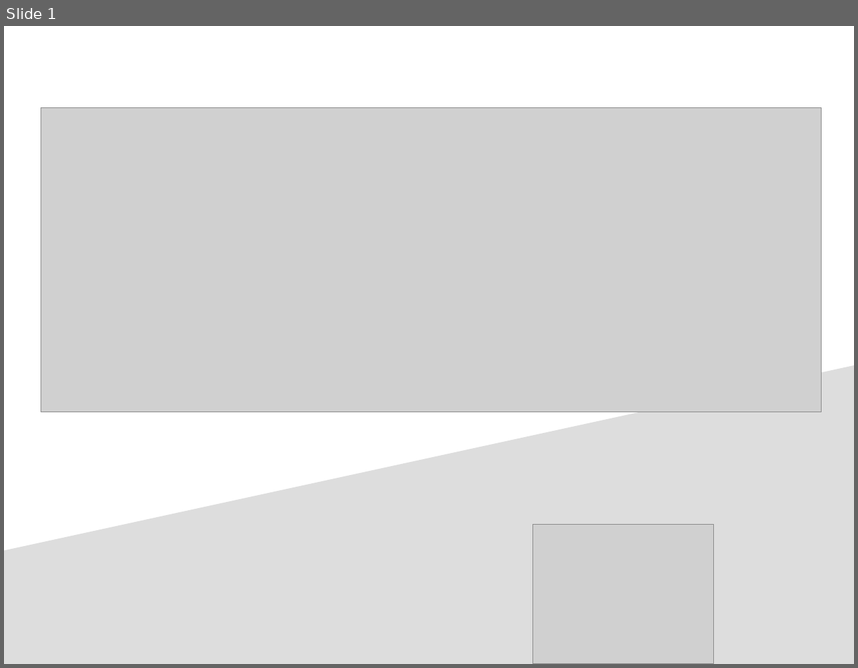
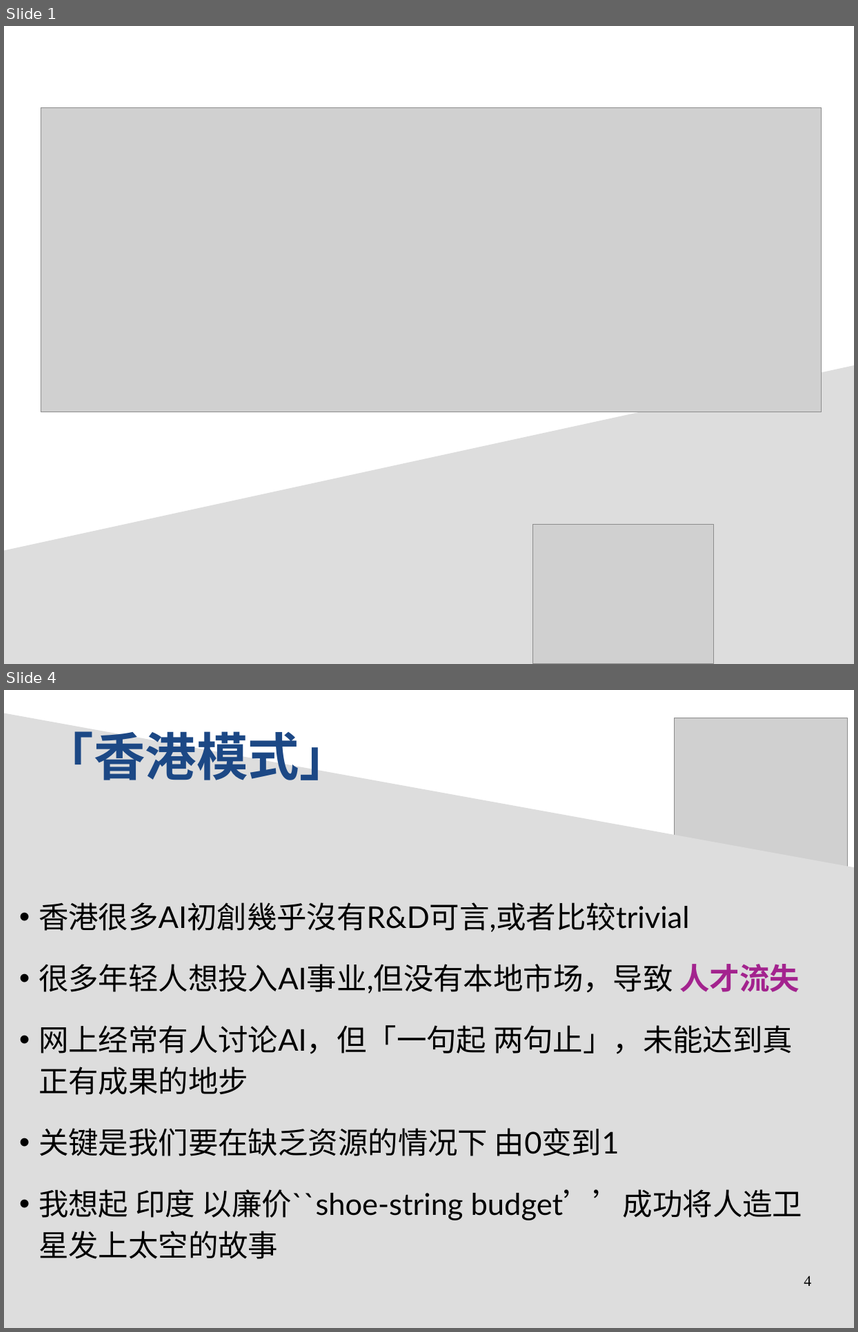
Before and after one commit to Cybernetic1/2020, a slide deck: General_Intelligence_biz-plan.odp. Shown one above the other, each under a label of ours: slide 1 before the commit, slides 1 and 4 after it; the slides between them are not shown. The pictures are 858x668 and 858x1332 pixels, drawn with LibreOffice and Linux fonts; fonts in the diff are those of the drawing; grey boxes stand for pictures. Boxes give left, top, right and bottom in pixels: in the first picture for what was removed or moved away, otherwise in the second. Text is boxed around its words. In the diff, an @@ line names an element or a change of style, - is before the commit and + after.

```diff
--- a/General_Intelligence_biz-plan.odp
+++ b/General_Intelligence_biz-plan.odp
@@ slide 4 added at [4, 690, 854, 1328], background #FFFFFF @@
@@ freeform shape added at [4, 713, 854, 1328], fill #DDDDDD @@
@@ picture added at [675, 718, 847, 891] @@
@@ text added at [43, 731, 351, 780], 48 pt, text #1C4885, bold @@
+「香港模式」
@@ text added at [38, 903, 803, 1259], 28 pt, text #000000 @@
+• 香港很多AI初創幾乎沒有R&D可言,或者比较trivial
+• 很多年轻人想投入AI事业,但没有本地市场，导致 人才流失
+• 网上经常有人讨论AI，但「一句起 两句止」，未能达到真正有成果的地步
+• 关键是我们要在缺乏资源的情况下 由0变到1
+• 我想起 印度 以廉价``shoe-string budget’’成功将人造卫星发上太空的故事
@@ page number added at [804, 1276, 811, 1286], 14 pt, text #000000 @@
+4
```
Also in this commit, not shown: 2 slides changed, 5 other slides added, 1 slide removed, 5 other files.
